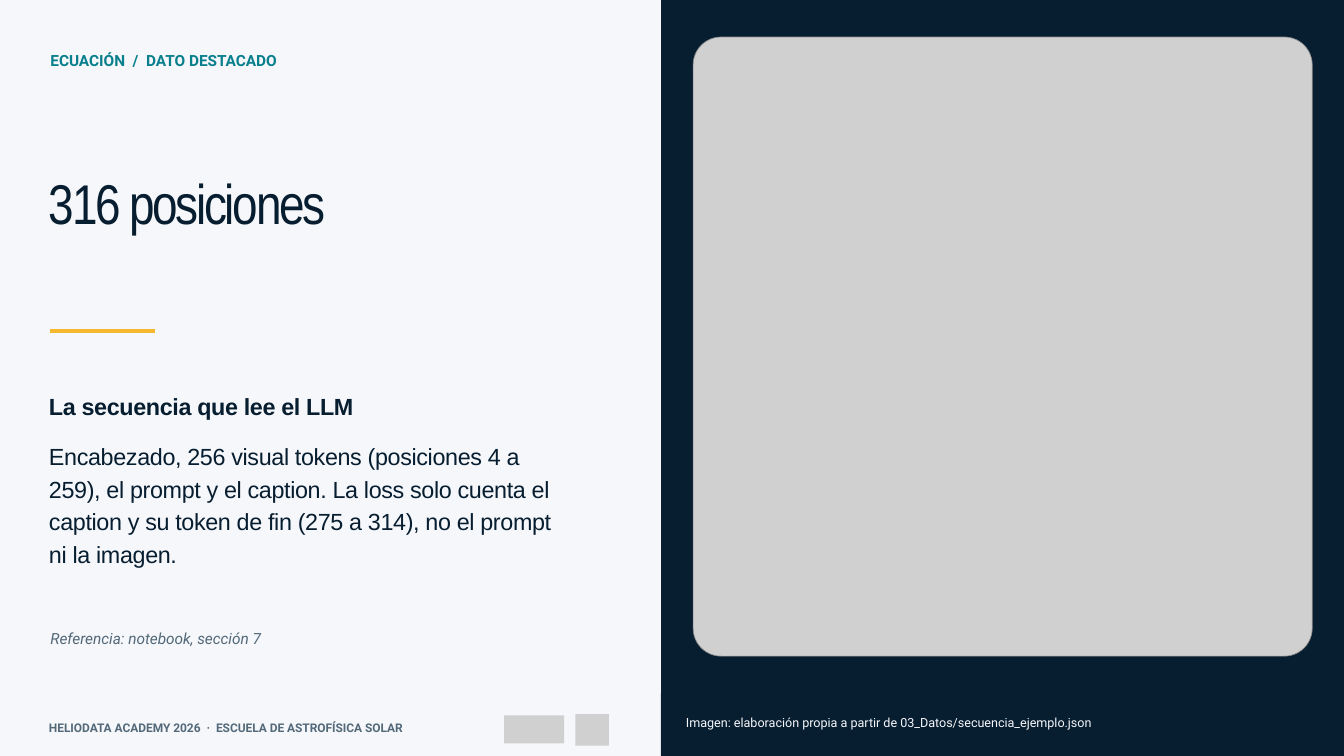
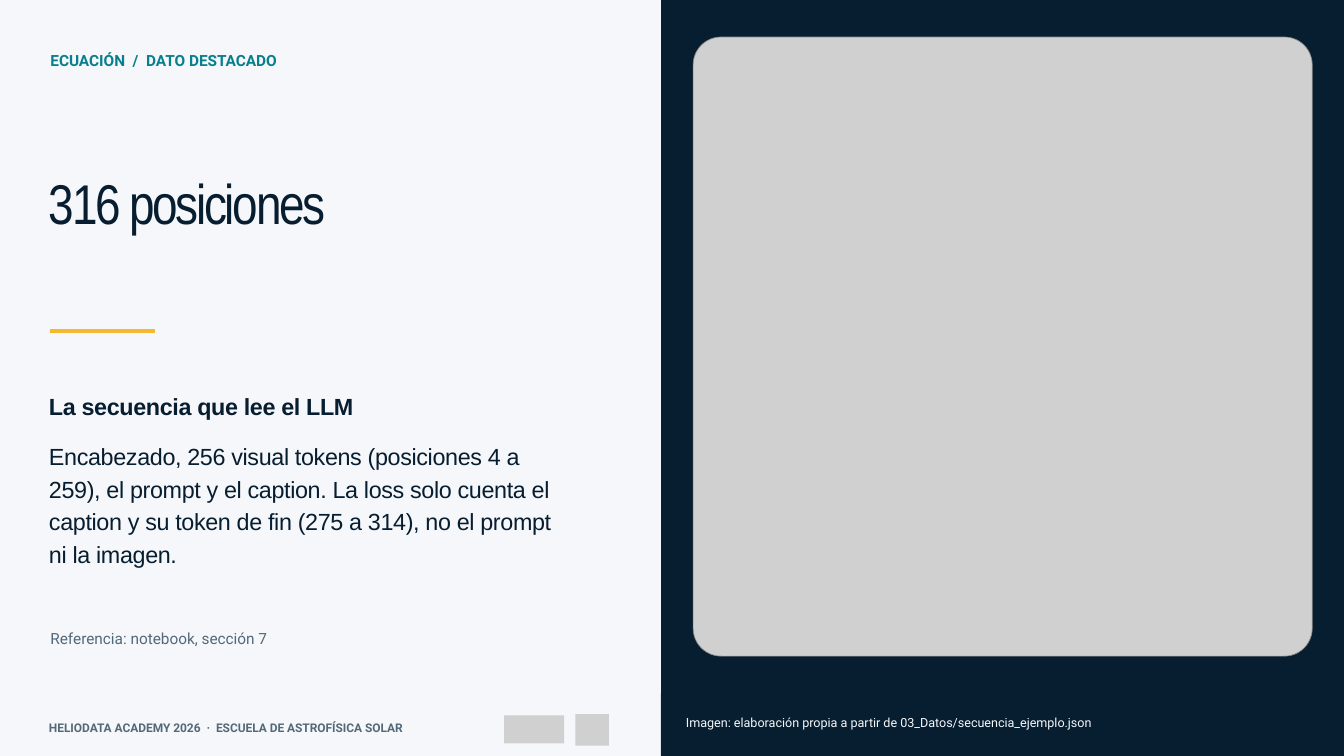
Before and after one commit to Group-of-Solar-Astrophysics/Escuela-Astrofisica-Solar-2026, a slide deck: slide 22 of 01_Material_por_expositor/Juan_Esteban_Agudelo_Ortiz/01_Presentacion/Machine_Learning_aplicado_al_Sol_Escuela_2026.pptx. Drawn at 1344x756 pixels with LibreOffice and Linux fonts; fonts in the diff are those of the drawing; grey boxes stand for pictures. Boxes give left, top, right and bottom in pixels: in the first picture for what was removed or moved away, otherwise in the second. Text is boxed around its words. In the diff, an @@ line names an element or a change of style, - is before the commit and + after.

```diff
--- a/01_Material_por_expositor/Juan_Esteban_Agudelo_Ortiz/01_Presentacion/Machine_Learning_aplicado_al_Sol_Escuela_2026.pptx
+++ b/01_Material_por_expositor/Juan_Esteban_Agudelo_Ortiz/01_Presentacion/Machine_Learning_aplicado_al_Sol_Escuela_2026.pptx
@@ text "Referencia: notebook, sección 7" at [50, 632, 267, 646]: italic off @@
```
Also in this commit, not shown: 4 other slides changed, 1 other file.
